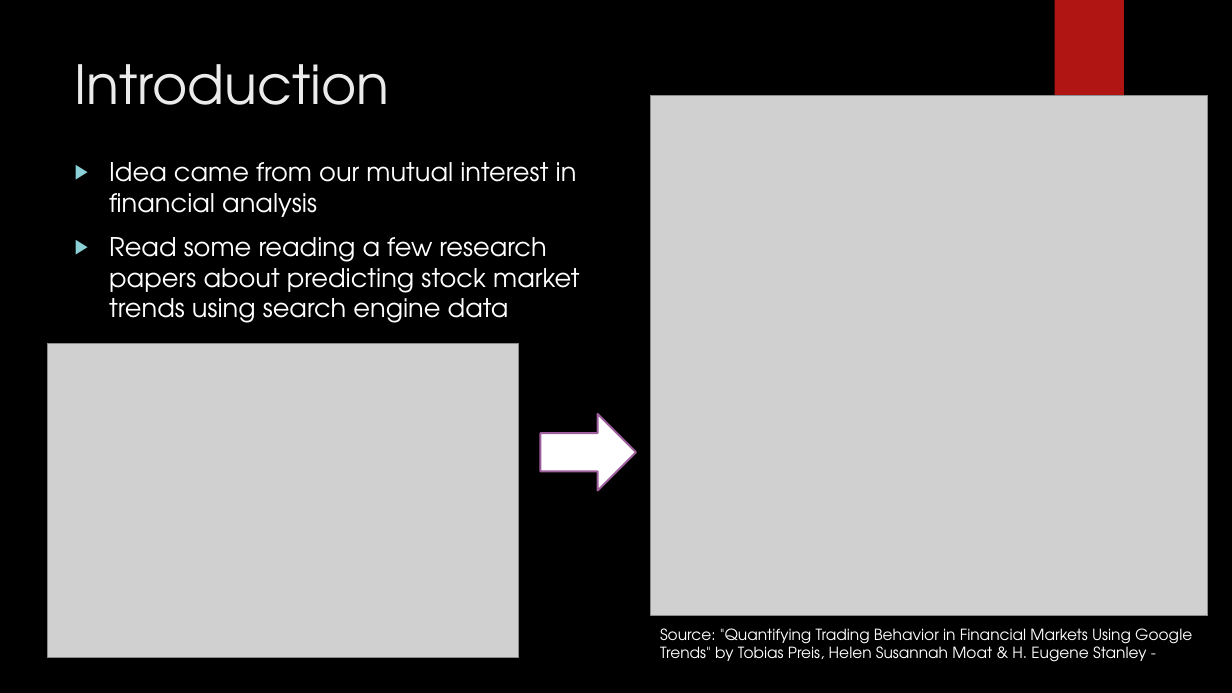
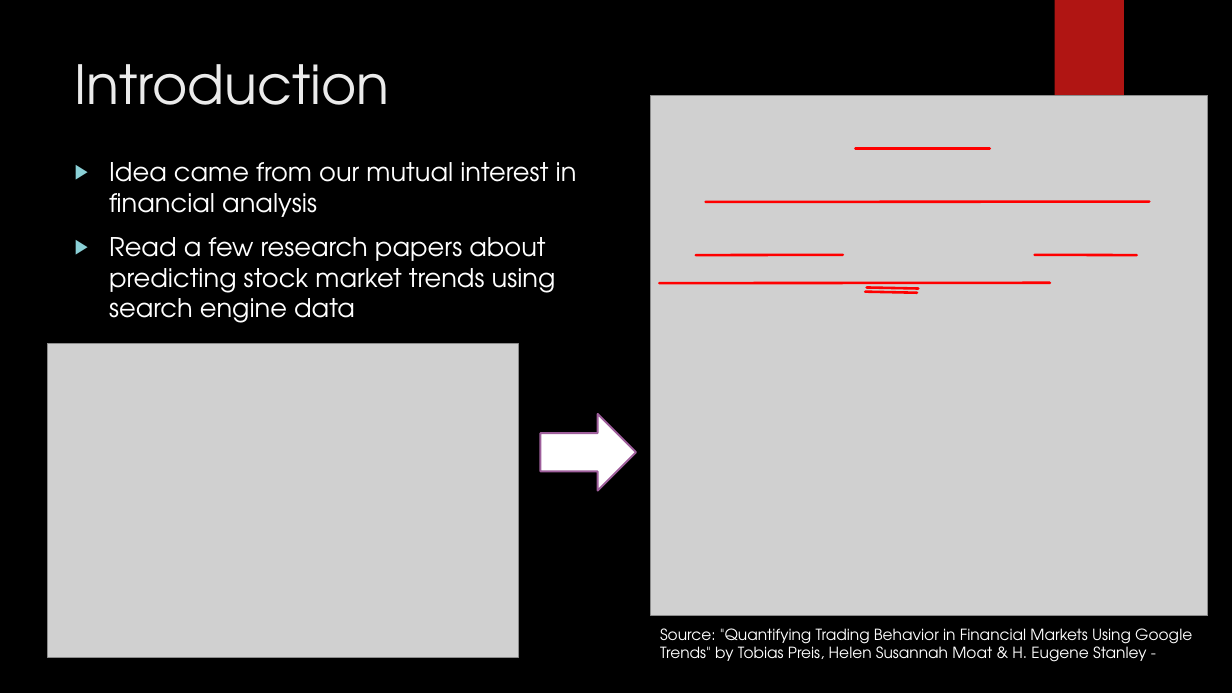
Before and after one commit to matthewebates/financial_data_analysis, a slide deck: slide 2 of Financial Data Analysis.pptx. Drawn at 1232x693 pixels with LibreOffice and Linux fonts; fonts in the diff are those of the drawing; grey boxes stand for pictures; background and template pictures are left out. Boxes give left, top, right and bottom in pixels: in the first picture for what was removed or moved away, otherwise in the second. Text is boxed around its words. In the diff, an @@ line names an element or a change of style, - is before the commit and + after.

Commit message:
updated ppt text & graphics
updated ppt text & graphics

```diff
--- a/Financial Data Analysis.pptx
+++ b/Financial Data Analysis.pptx
@@ line added from (856, 149) to (990, 149), #FF0000 2 pt @@
@@ line added from (706, 202) to (1150, 201), #FF0000 2 pt @@
@@ text at box(109, 237, 556, 323): text changed @@
-▶ Read some reading a few research papers about predicting stock market trends using search engine data
+▶ Read a few research papers about predicting stock market trends using search engine data
@@ line added from (696, 255) to (843, 255), #FF0000 2 pt @@
@@ line added from (1035, 255) to (1137, 255), #FF0000 2 pt @@
@@ line added from (660, 283) to (1050, 283), #FF0000 2 pt @@
@@ line added from (865, 292) to (917, 293), #FF0000 2 pt @@
@@ line added from (867, 287) to (919, 288), #FF0000 2 pt @@
```
Also in this commit, not shown: 3 other slides changed.
